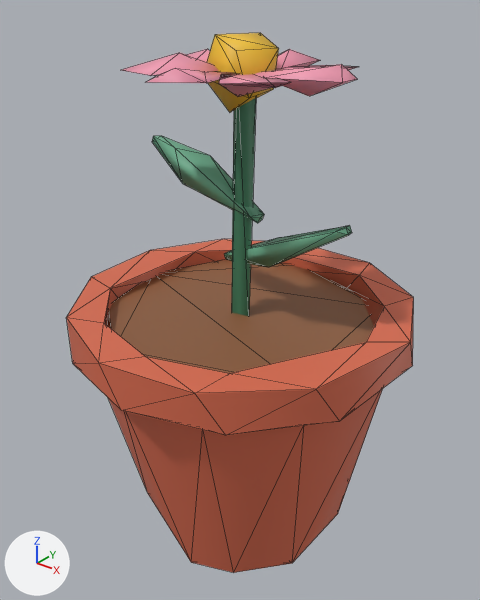
A saved change to the glTF model public/models/lod2/flower_pot.glb.
Before and after are seen from a camera (50 mm lens) standing at (0.803, -1.014, 1.174) and looking at (-0.004, -0.004, 0.548). Every picture has the same lights, and +X, +Y and +Z are marked at lower left. The picture after the commit comes second. Mesh edges are drawn as thin lines. Where no turn or scale is listed for an object, it has been applied to the vertices. Vertices at exactly the same position are counted once.

In view in the first picture: 'flower_pot'.
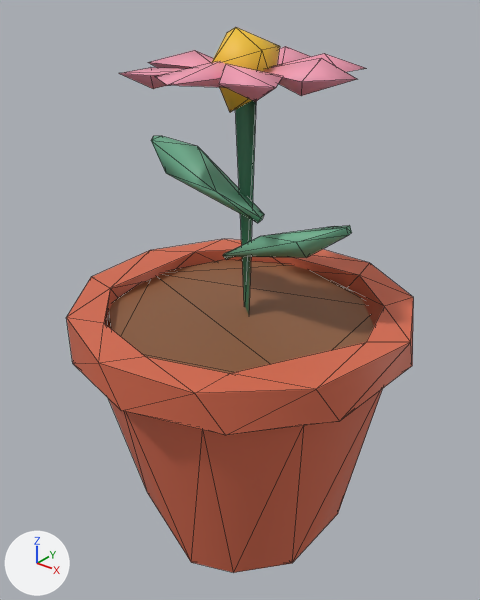
Where the newer file only moved an object's origin or applied its transform, the numbers keep the older frame.

Location of each change, (x1, y1, x2, y2) in pixels of the pictures (480 x 600 px; the box of a moved part takes in the faces that stretch with it):
'flower_pot', reshaped
    before: (66, 33, 414, 573)
    after: (66, 27, 414, 573)
part 1 of me_flower_pot_004, rebuilt (mostly hidden before)
    before: (187, 49, 210, 62)
    after: (148, 50, 214, 69)
part 2 of me_flower_pot_004, moved or reshaped
    before: (122, 33, 357, 316)
    after: (119, 27, 366, 112)
part 3 of me_flower_pot_004, moved or reshaped
    before: (152, 136, 348, 267)
    after: (151, 136, 348, 260)

The change in detail:
me_flower_pot_004 is used by ob_flower_pot; location (-0.001, -0.003, 0.541).
me_flower_pot_004 had 165 vertices, 273 faces and spanned x -0.368..0.368, y -0.367..0.367, z -0.541..0.541.
me_flower_pot_004 now has 165 vertices, 272 faces and spans x -0.368..0.368, y -0.367..0.367, z -0.541..0.555.
me_flower_pot_004 part 1: the loose piece of 5 vertices spanning x -0.225..-0.025, y -0.056..0.044, z 0.457..0.509 is rebuilt with 6 vertices and now spans x -0.225..-0.033, y -0.022..0.062, z 0.45..0.502.
Part 2, on me_flower_pot_004:
31 vertices are removed from x -0.176..0.199, y -0.223..0.201, z -0.041..0.541.
70 faces are deleted.
4 vertices move from x 0.001..0.227, y -0.022..0.054, z 0.479..0.541 to x 0.027..0.171, y -0.056..0.057, z 0.479..0.519.
28 vertices are added at x -0.161..0.167, y -0.223..0.229, z 0.45..0.555.
63 new faces join them.
Part 3, on me_flower_pot_004:
8 vertices are removed from x -0.156..0.232, y -0.023..0.059, z 0.109..0.317.
32 faces are deleted.
10 vertices are added at x -0.229..0.188, y -0.049..0.049, z 0.11..0.322.
36 new faces join them.
